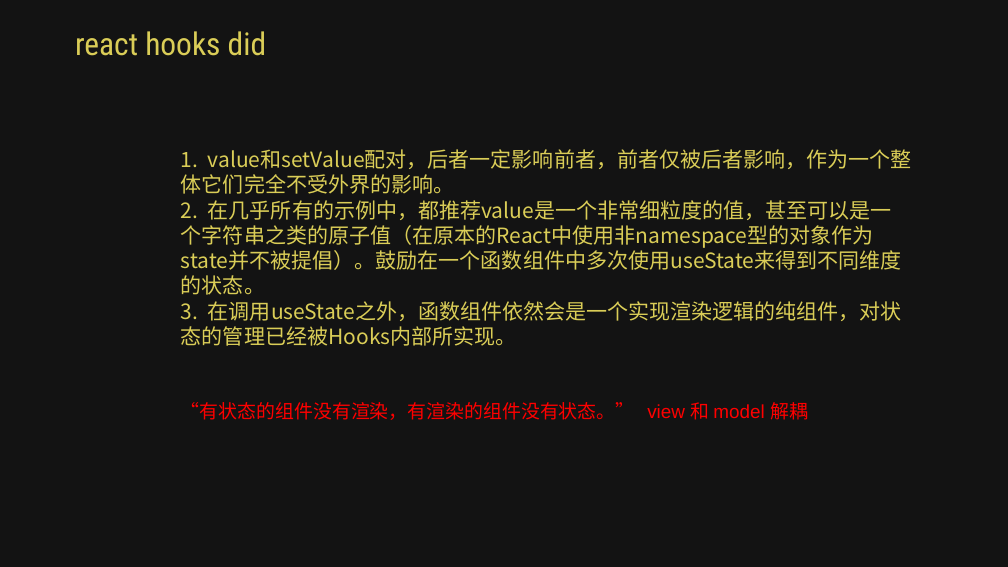
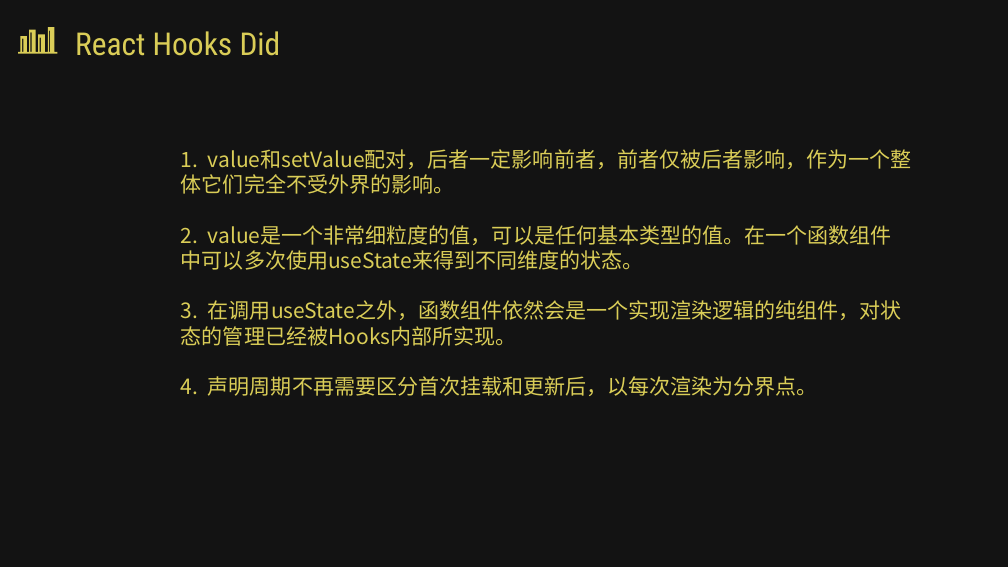
Before and after one commit to Zwe1/use-react-hooks, a slide deck: slide 10 of src/assets/React hooks.pptx (slide 7 before the commit). Drawn at 1008x567 pixels with LibreOffice and Linux fonts; fonts in the diff are those of the drawing; background and template pictures are left out; a plain dark background stands for a picture behind light text. Boxes give left, top, right and bottom in pixels: in the first picture for what was removed or moved away, otherwise in the second. Text is boxed around its words. In the diff, an @@ line names an element or a change of style, - is before the commit and + after.

Commit message:
版本回退，更新PDF

```diff
--- a/src/assets/React hooks.pptx
+++ b/src/assets/React hooks.pptx
@@ freeform shape added at (18, 27, 57, 54), fill #DACD57 @@
@@ text at (75, 31, 281, 56): text changed @@
-react hooks did
+React Hooks Did
@@ text at (181, 225, 892, 270): text changed @@
-2. 在几乎所有的示例中，都推荐value是一个非常细粒度的值，甚至可以是一个字符串之类的原子值（在原本的React中使用非namespace型的对象作为state并不被提倡）。鼓励在一个函数组件中多次使用useState来得到不同维度的状态。
+2. value是一个非常细粒度的值，可以是任何基本类型的值。在一个函数组件中可以多次使用useState来得到不同维度的状态。
@@ text at (181, 376, 818, 396): paragraph added @@
+4. 声明周期不再需要区分首次挂载和更新后，以每次渲染为分界点。
@@ text removed at (181, 402, 808, 420) @@
-“有状态的组件没有渲染，有渲染的组件没有状态。” view 和 model 解耦
```
Also in this commit, not shown: 7 other slides changed, 3 slides added, 1 slide removed, 6 other files.
